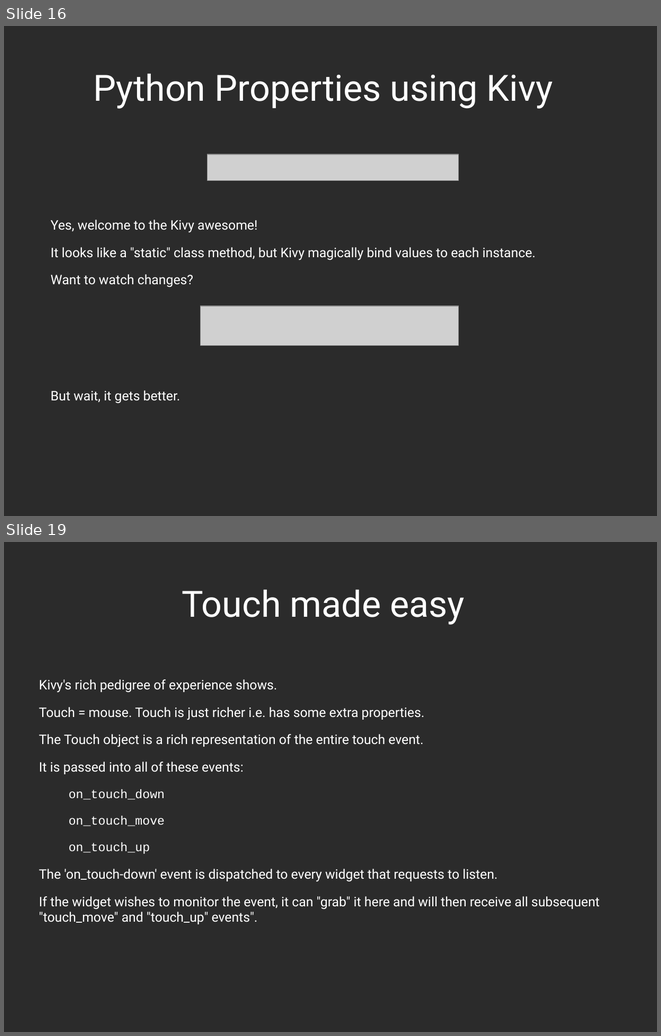
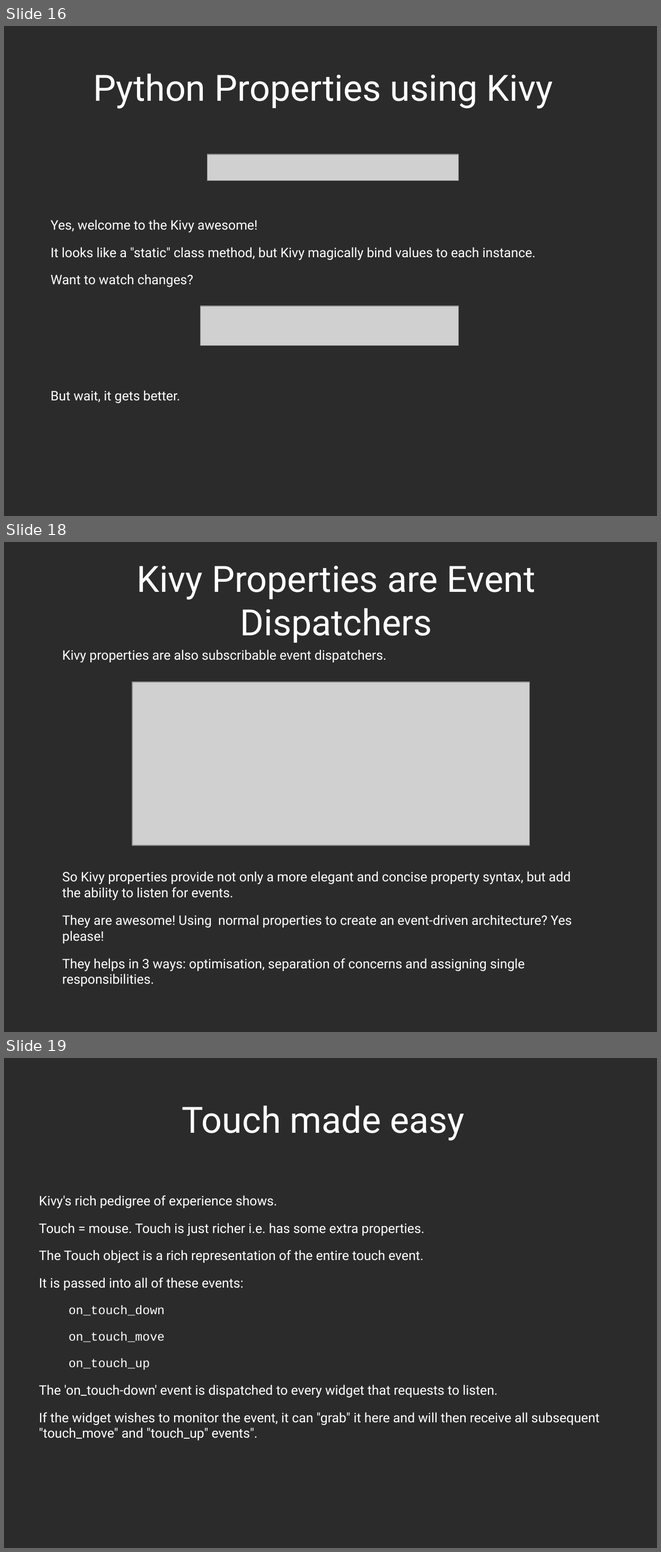
Before and after one commit to Zen-CODE/kivybits, a slide deck: PyCon/ZA 2013/PyCon.odp. Shown one above the other, each under a label of ours: slides 16 and 19 before the commit, slides 16, 18 and 19 after it; the slides between them are not shown. The pictures are 661x1036 and 661x1552 pixels, drawn with LibreOffice and Linux fonts; fonts in the diff are those of the drawing; grey boxes stand for pictures; background and template pictures are left out; a plain dark background stands for a picture behind light text. Boxes give left, top, right and bottom in pixels: in the first picture for what was removed or moved away, otherwise in the second. Text is boxed around its words. In the diff, an @@ line names an element or a change of style, - is before the commit and + after.

```diff
--- a/PyCon/ZA 2013/PyCon.odp
+++ b/PyCon/ZA 2013/PyCon.odp
@@ slide 18 added at (x1=4, y1=542, x2=657, y2=1032), background picture (left out) @@
@@ title added at (x1=136, y1=565, x2=536, y2=643), 44 pt, text #FFFFFF @@
+Kivy Properties are Event Dispatchers
@@ text added at (x1=62, y1=650, x2=387, y2=663), 16 pt, text #FFFFFF @@
+Kivy properties are also subscribable event dispatchers.
@@ picture added at (x1=133, y1=682, x2=530, y2=845) @@
@@ text added at (x1=62, y1=871, x2=572, y2=986), 16 pt, text #FFFFFF @@
+So Kivy properties provide not only a more elegant and concise property syntax, but add the ability to listen for events.
+They are awesome! Using normal properties to create an event-driven architecture? Yes please!
+They helps in 3 ways: optimisation, separation of concerns and assigning single responsibilities.
```
Also in this commit, not shown: 1 slide changed, 1 slide removed, 2 other files.
